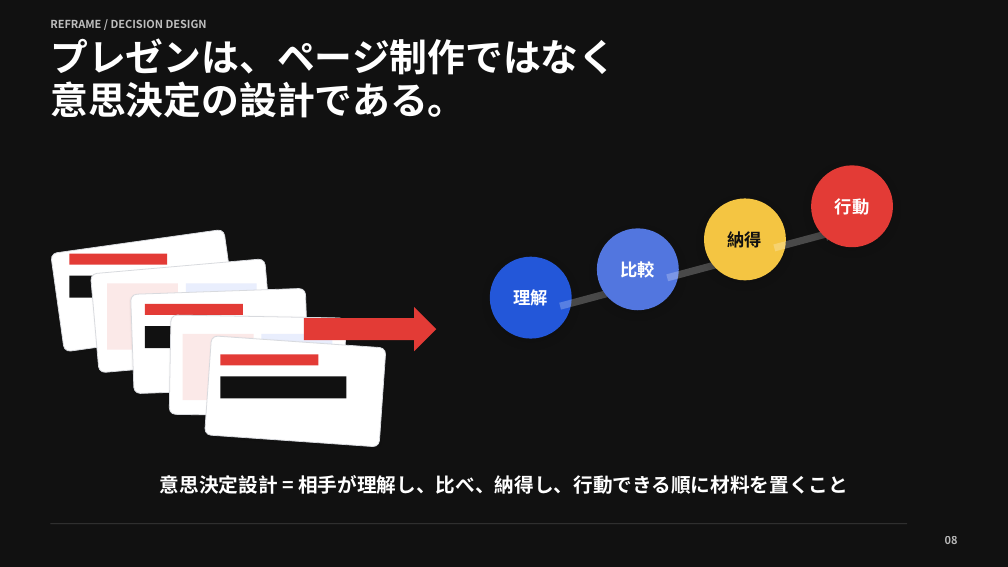
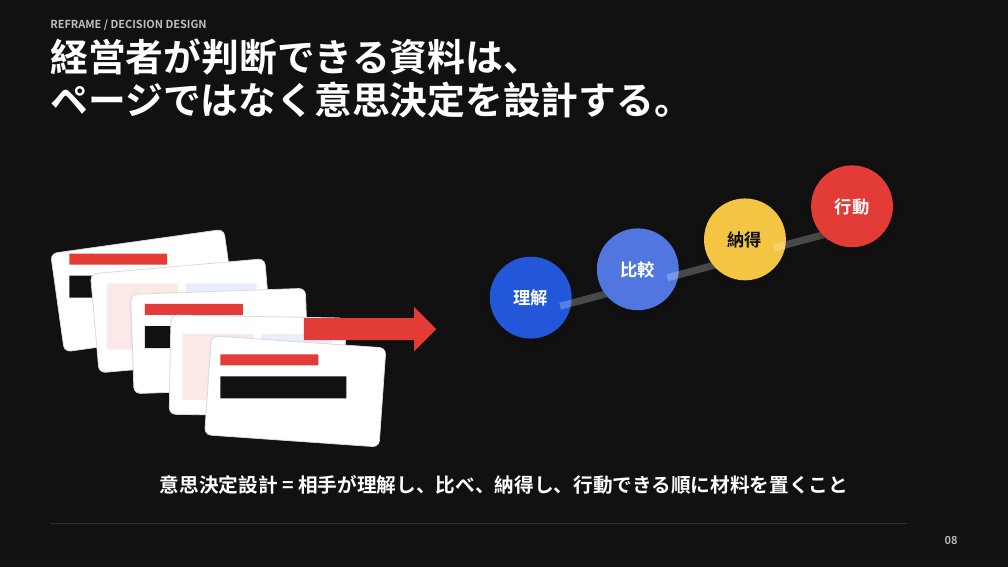
Before and after one commit to Bivrosttt/ai-komon2, a slide deck: slide 8 of materials/ai-komon-ai-presentation-masterclass.pptx. Drawn at 1008x567 pixels with LibreOffice and Linux fonts; fonts in the diff are those of the drawing. Boxes give left, top, right and bottom in pixels: in the first picture for what was removed or moved away, otherwise in the second. Text is boxed around its words. In the diff, an @@ line names an element or a change of style, - is before the commit and + after.

Commit message:
AIプレゼン教材を社長決裁者向けに訴求改善

```diff
--- a/materials/ai-komon-ai-presentation-masterclass.pptx
+++ b/materials/ai-komon-ai-presentation-masterclass.pptx
@@ text at <box>50,38,692,118</box>: text changed @@
-プレゼンは、ページ制作ではなく
-意思決定の設計である。
+経営者が判断できる資料は、
+ページではなく意思決定を設計する。
```
Also in this commit, not shown: 5 other slides changed, 9 other files.
